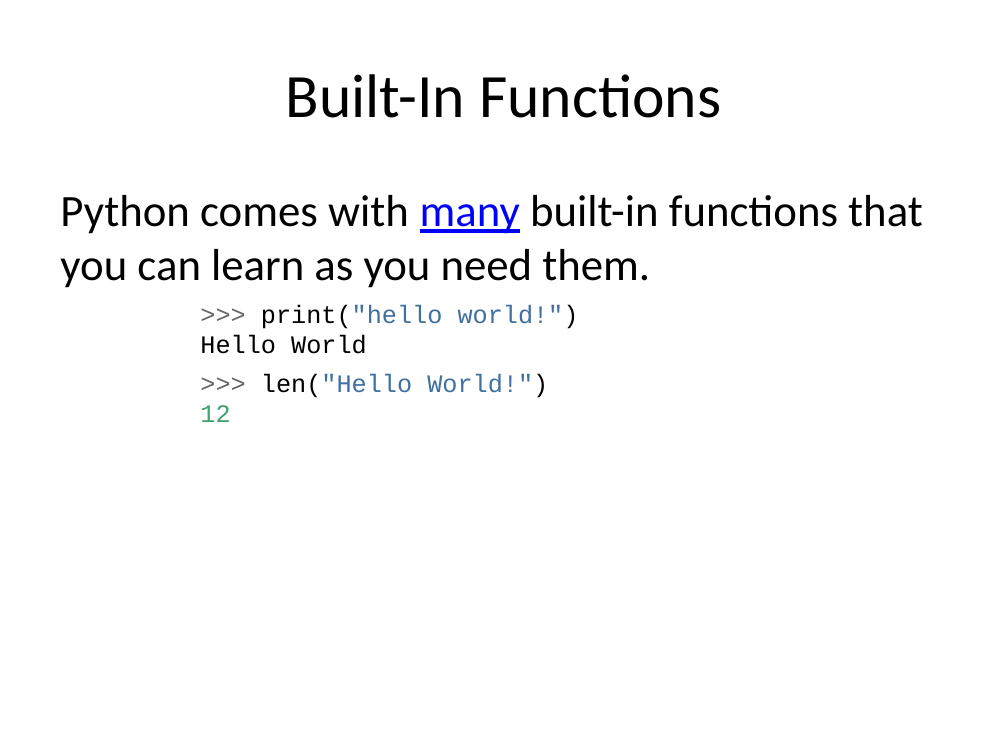
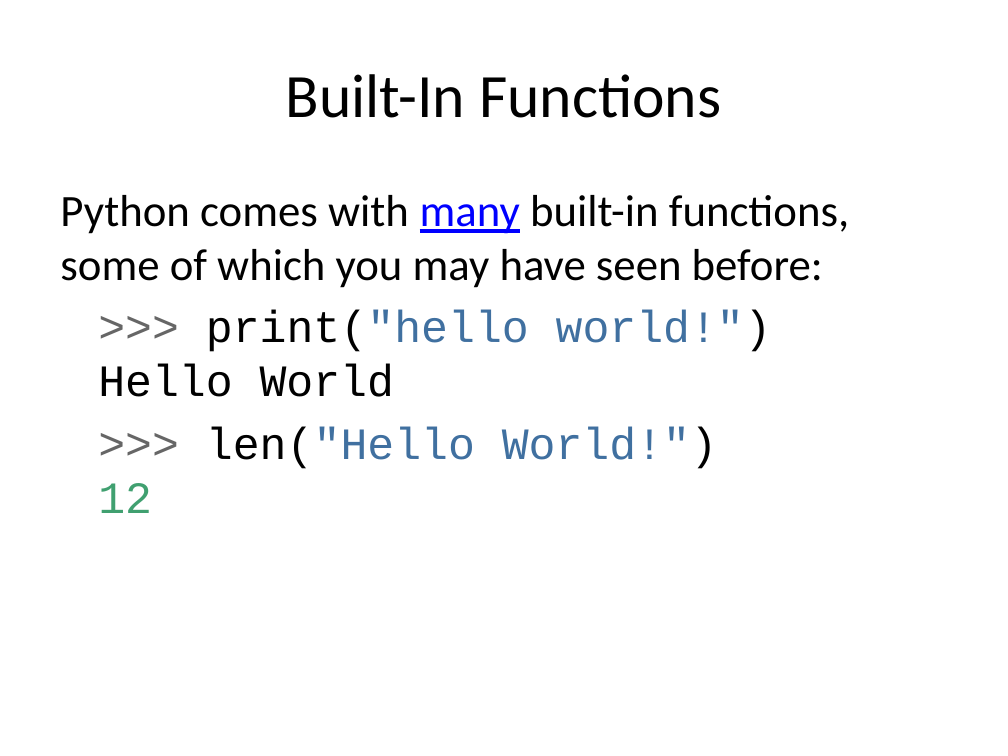
Before and after one commit to jwestgard/inst326, a slide deck: slide 4 of modules/module02/functions.pptx. Drawn at 1008x756 pixels with LibreOffice and Linux fonts; fonts in the diff are those of the drawing. Boxes give left, top, right and bottom in pixels: in the first picture for what was removed or moved away, otherwise in the second. Text is boxed around its words. In the diff, an @@ line names an element or a change of style, - is before the commit and + after.

```diff
--- a/modules/module02/functions.pptx
+++ b/modules/module02/functions.pptx
@@ text at [60,195,849,288]: text changed @@
-Python comes with many built-in functions that you can learn as you need them.
+Python comes with many built-in functions, some of which you may have seen before:
@@ text at [98,310,772,513]: size 18 to 32 pt in ">>> print("hello world!") Hello World", ">>> len("Hello World!") 12"; indent changed; more space between paragraphs @@
```
Also in this commit, not shown: 2 other slides changed, 8 slides added, 1 slide removed, 22 other files.
